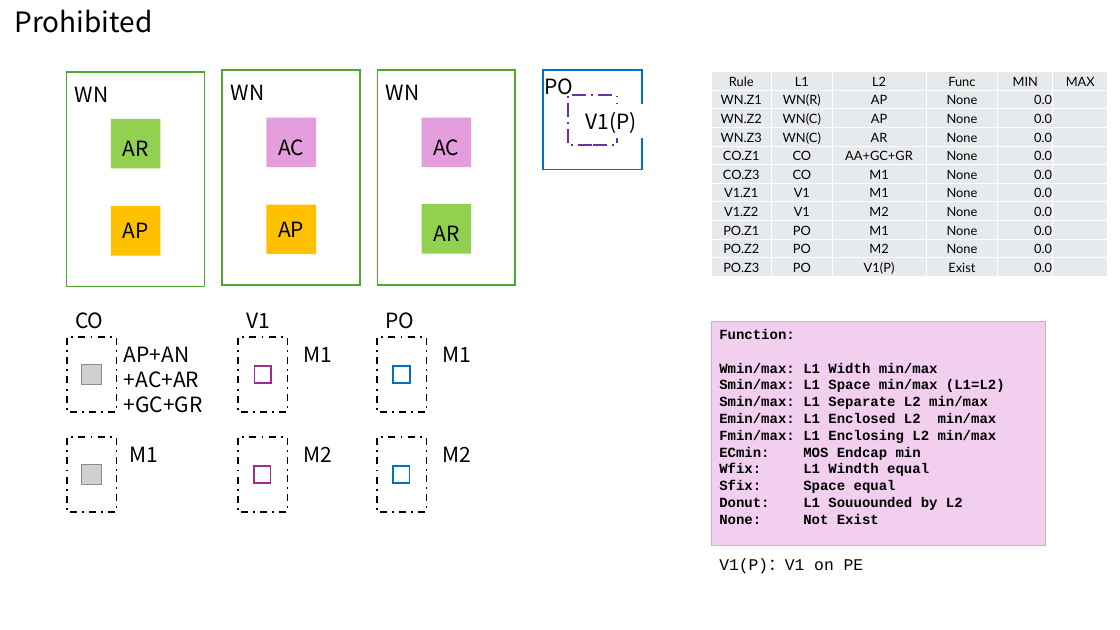
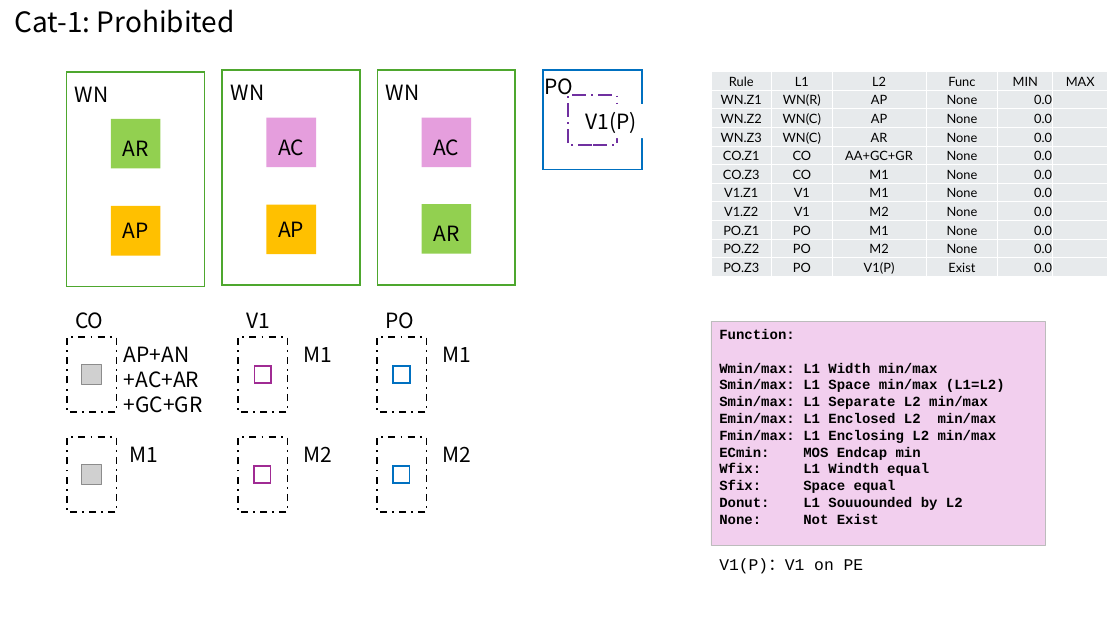
Before and after one commit to H-Ojiro/TR-1um, a slide deck: slide 3 of Document/TR-1um_DRC_summary.pptx. Drawn at 1120x630 pixels with LibreOffice and Linux fonts; fonts in the diff are those of the drawing; grey boxes stand for pictures. Boxes give left, top, right and bottom in pixels: in the first picture for what was removed or moved away, otherwise in the second. Text is boxed around its words. In the diff, an @@ line names an element or a change of style, - is before the commit and + after.

```diff
--- a/Document/TR-1um_DRC_summary.pptx
+++ b/Document/TR-1um_DRC_summary.pptx
@@ text at box(15, 9, 235, 33): text changed @@
-Prohibited
+Cat-1: Prohibited
```
Also in this commit, not shown: 9 other slides changed, 4 other files.
